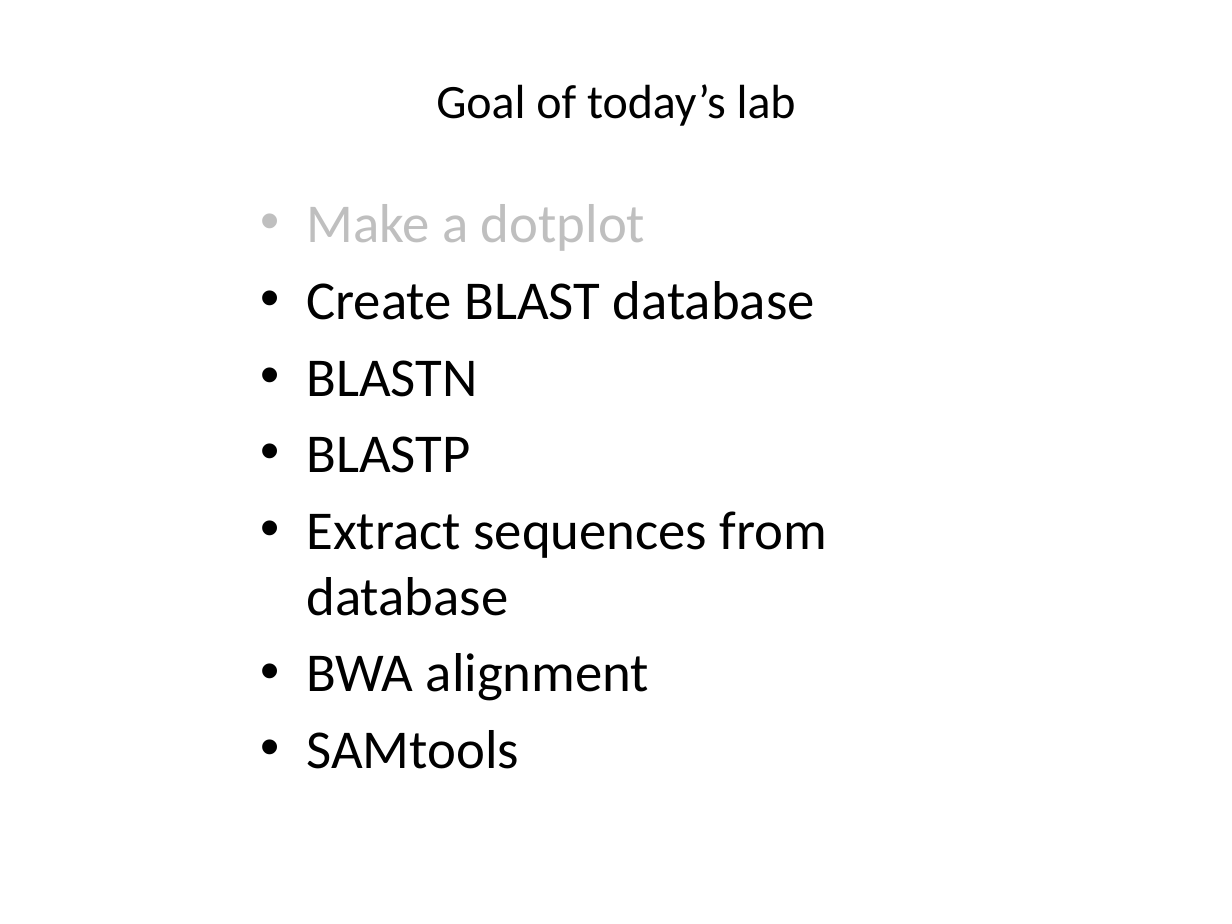
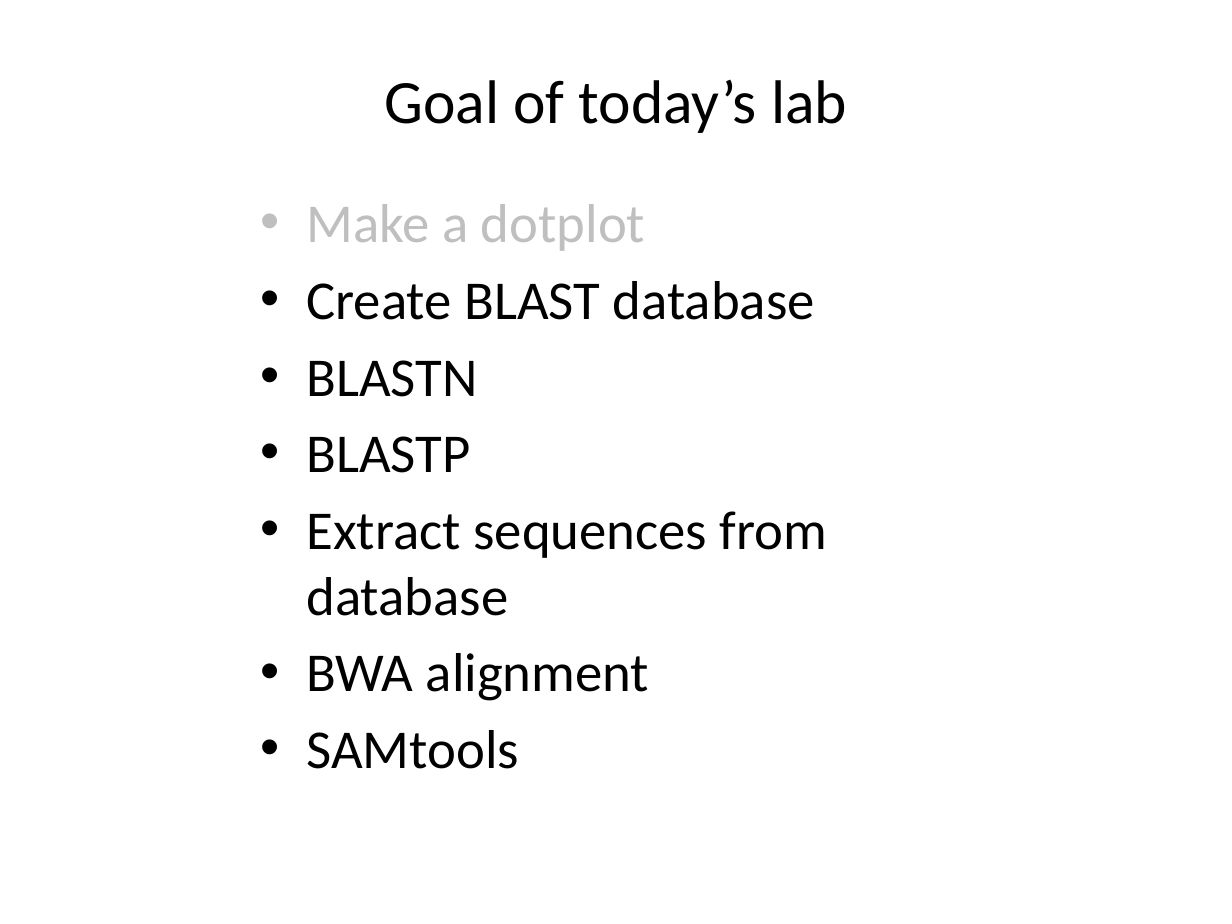
Before and after one commit to liu3zhenlab/teaching, a slide deck: slide 9 of PLPTH813Bioinformatis/2023/labs/lab05_alignment.pptx (slide 8 before the commit). Drawn at 1232x924 pixels with LibreOffice and Linux fonts; fonts in the diff are those of the drawing. Boxes give left, top, right and bottom in pixels: in the first picture for what was removed or moved away, otherwise in the second. Text is boxed around its words. In the diff, an @@ line names an element or a change of style, - is before the commit and + after.

```diff
--- a/PLPTH813Bioinformatis/2023/labs/lab05_alignment.pptx
+++ b/PLPTH813Bioinformatis/2023/labs/lab05_alignment.pptx
@@ title "Goal of today’s lab" at (385, 80, 847, 133): size 28 to 36 pt @@
```
Also in this commit, not shown: 6 other slides changed, 3 slides added, 1 slide removed, 3 other files.
